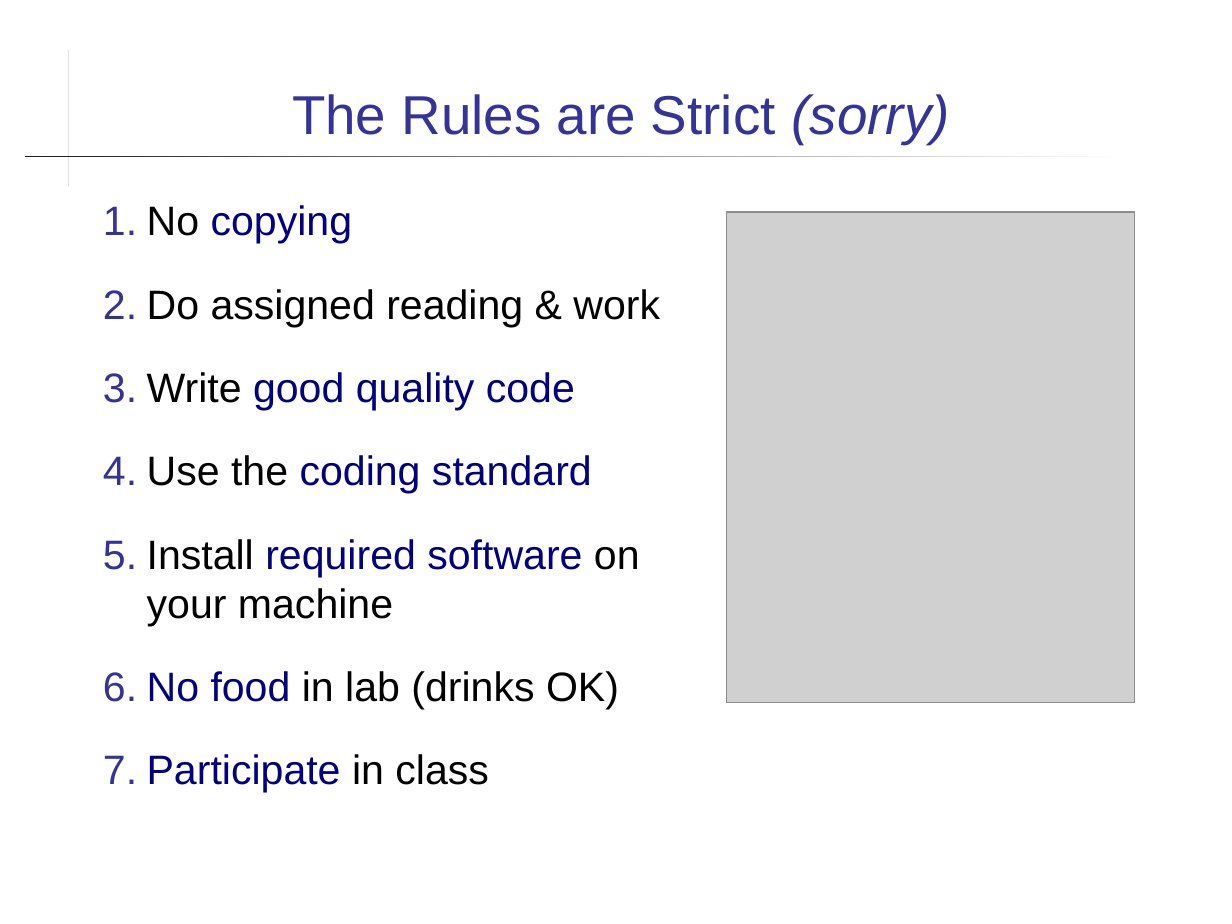
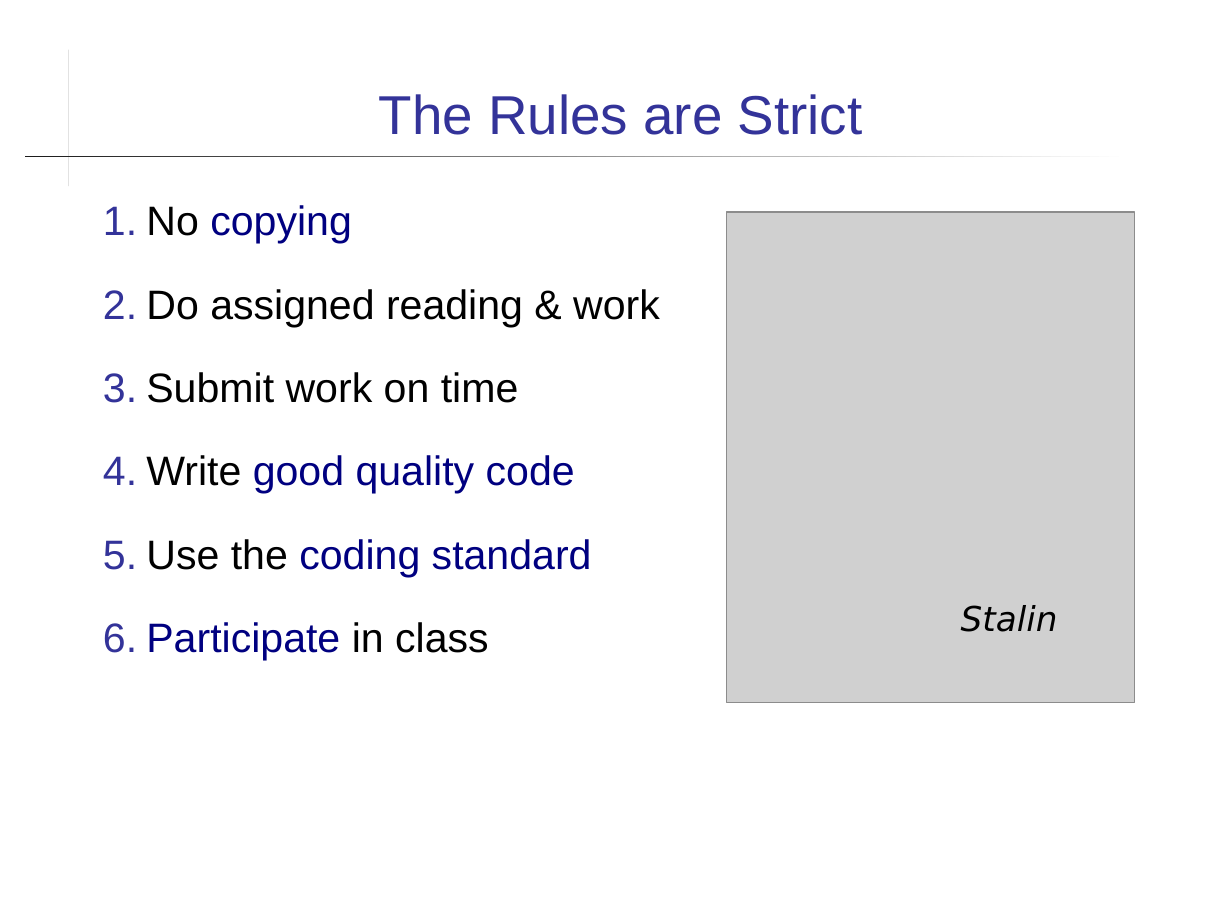
Before and after one commit to cpske/ISP, a slide deck: slide 13 of introduction/Introduction-to-Course.ppt (slide 12 before the commit). Drawn at 1232x924 pixels with LibreOffice and Linux fonts; fonts in the diff are those of the drawing; grey boxes stand for pictures. Boxes give left, top, right and bottom in pixels: in the first picture for what was removed or moved away, otherwise in the second. Text is boxed around its words. In the diff, an @@ line names an element or a change of style, - is before the commit and + after.

Commit message:
work on software process intro

```diff
--- a/introduction/Introduction-to-Course.ppt
+++ b/introduction/Introduction-to-Course.ppt
@@ title at [379, 94, 863, 135]: text changed @@
-The Rules are Strict (sorry)
+The Rules are Strict
@@ text at [146, 372, 519, 403]: paragraph added @@
+3. Submit work on time
@@ text at [147, 539, 640, 709]: paragraphs removed @@
-5. Install required software on
-   your machine
-6. No food in lab (drinks OK)
@@ text added at [961, 605, 1058, 632], 20 pt, text #000000, italic @@
+Stalin
```
Also in this commit, not shown: 5 other slides changed, 1 slide added, 5 other files.
